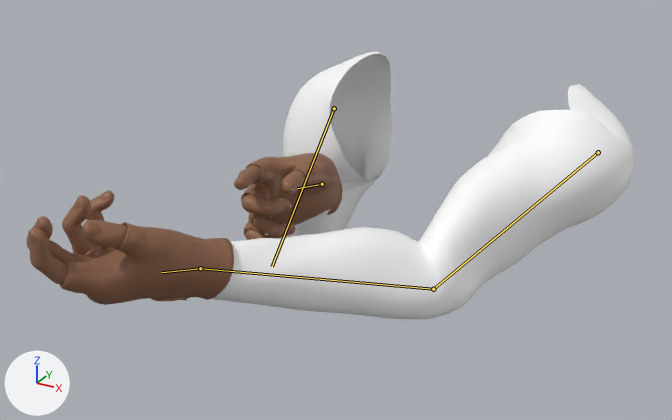
The FBX model YAFPSController/Assets/Internal/Meshes/AKS74U/FPS_Arms_V3_AKS74U.fbx: old version first, new version second.
Before and after are seen from a camera (50 mm lens) standing at (0.39, -0.996, 1.799) and looking at (-0.056, -0.186, 1.393). The axes (+X, +Y, +Z) are drawn at lower left. The lights are the same throughout. The older version comes first. Both versions are drawn at frame 1 of the action 'Arms_Rig|Arms_AKS74U_Pose'; the numbers are the values there. The bones that change are drawn over the model as lines.

Objects in the first picture: 'Arms', 'Cloth', 'Gloves'.
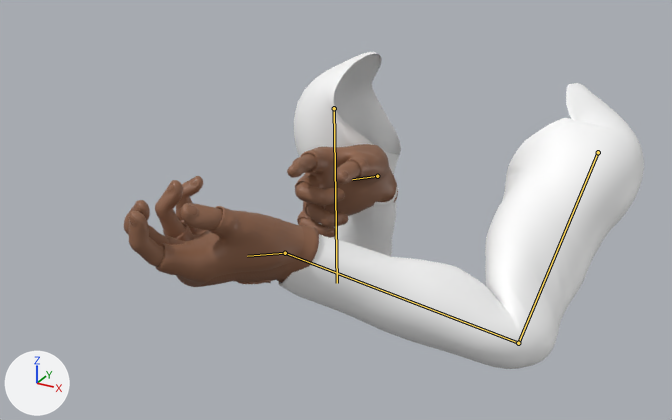
What differs and where, as boxes (x1, y1, x2, y2) in the pictures (672 x 420 px):
'Cloth', posed (13% narrower, 19% taller)
    before: (212, 52, 635, 319)
    after: (278, 52, 644, 369)
'Gloves', posed (14% narrower)
    before: (60, 153, 343, 305)
    after: (155, 144, 398, 287)
'Arms', posed
    before: (26, 165, 307, 285)
    after: (124, 154, 391, 267)
bone 'upper_arm.L', root to tip
    before: (598, 152) to (433, 289)
    after: (598, 152) to (518, 343)
bone 'forearm.L', root to tip
    before: (433, 289) to (200, 268)
    after: (518, 343) to (285, 253)
bone 'hand.L', root to tip
    before: (200, 268) to (161, 272)
    after: (285, 253) to (247, 256)
bone 'upper_arm.R', root to tip
    before: (334, 108) to (272, 266)
    after: (334, 108) to (337, 283)
bone 'hand.R', root to tip
    before: (322, 184) to (297, 188)
    after: (377, 176) to (352, 179)

The edits, one by one:
Bone 'upper_arm.L' (bone_upper_arm_l) turns from (54, 12, -75) to (57, 5, -45) degrees about its own x, y and z.
Bone 'forearm.L' (bone_forearm_l) turns from (-23, -60, 3) to (33, -56, -65) degrees about its own x, y and z.
Bone 'hand.L' (bone_hand_l) turns from (-6, -1, 17) to (-2, -26, 30) degrees about its own x, y and z.
Bone 'upper_arm.R' (bone_upper_arm_r) turns from (2, -15, 22) to (-8, -37, 47) degrees about its own x, y and z.
Bone 'hand.R' (bone_hand_r) turns from (-24, -42, -66) to (25, -57, -107) degrees about its own x, y and z.
